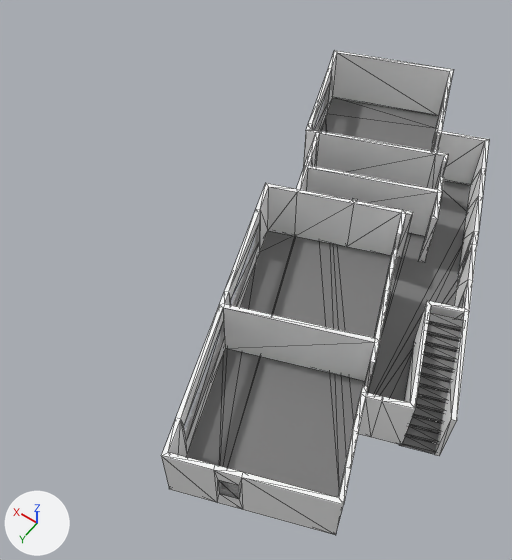
A saved change to the glTF model models/all/E/Erdgeschoss/model.glb.
Both versions are drawn from a camera (50 mm lens) standing at (64.1, 118.3, 23.1) and looking at (75.8, 101.9, -2.7). Every picture has the same lights, and +X, +Y and +Z are marked at lower left. The older version comes first. Mesh edges are drawn as thin lines. Where no turn or scale is listed for an object, it has been applied to the vertices.

Script lines for the objects in view, before the commit:
```python
mat_floor = principled_material('floor')
mat_floor.base_color = (0.197, 0.197, 0.197)  # grey #7b7b7b
mat_material_001 = principled_material('Material.001')
mat_material_001.base_color = (0.943, 0.943, 0.943)  # white #f9f9f9
me_cube_003 = bpy.data.meshes.new('Cube.003')
me_cube_003.from_pydata(...)  # 104 vertices, 156 faces; spans x -0.76..2.13, y -4.2..0.44, z -0.11..3.0
me_cube_003.materials.append(mat_floor)  # grey #7b7b7b
me_plane_003 = bpy.data.meshes.new('Plane.003')
me_plane_003.from_pydata(...)  # 306 vertices, 612 faces; spans x -4.5..20.5, y -15.6..-5.9, z 0.0..3.0
# faces by material slot: [584, 28]
me_plane_003.materials.append(mat_material_001)  # white #f9f9f9
me_plane_003.materials.append(mat_material_002)  # grey #7b7b7b
me_plane_015 = bpy.data.meshes.new('Plane.015')
me_plane_015.from_pydata(...)  # 35 vertices, 33 faces; spans x -4.4..20.4, y -15.5..-6.0, z 0.0
me_plane_015.materials.append(mat_floor)  # grey #7b7b7b
ob_cube_006 = bpy.data.objects.new('Cube.006', me_cube_003)
ob_cube_006.location = (65.91, 104.71, -3.0)
ob_plane_034 = bpy.data.objects.new('Plane.034', me_plane_003)
ob_plane_034.location = (79.81, 109.65, -3.0)
ob_plane_034.rotation_euler = (0.0, 0.0, -1.222)  # degrees (0, 0, -70)
ob_plane_036 = bpy.data.objects.new('Plane.036', me_plane_015)
ob_plane_036.location = (79.81, 109.65, -3.0)
ob_plane_036.rotation_euler = (0.0, 0.0, -1.222)  # degrees (0, 0, -70)
```
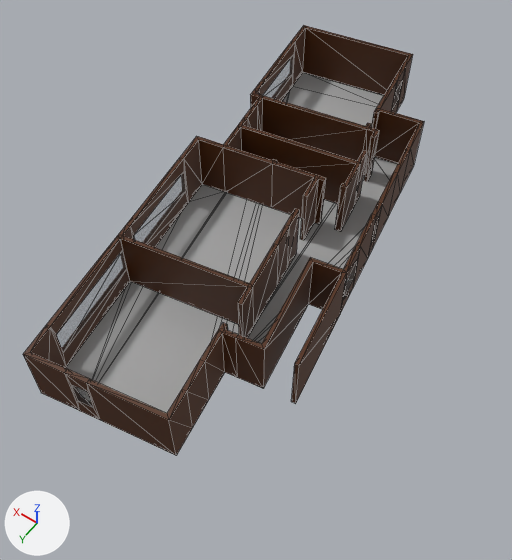
The change in detail:
Material 'Material.001' (mat_material_001) changes colour from white #f9f9f9 to brown #502804; in linear values from (0.943, 0.943, 0.943) to (0.0807, 0.0208, 0.00114).
Material 'floor' (mat_floor) changes colour from grey #7b7b7b to grey #a9a9a9; in linear values from (0.197, 0.197, 0.197) to (0.396, 0.396, 0.396).
Object 'Plane.034' (ob_plane_034) moves from (79.81, 109.65, -3.0) to (86.28, 108.36, -3.0).
Object 'Plane.034' (ob_plane_034) turns from (0, 0, -70) to (0, 0, -80) degrees about x, y and z.
Object 'Plane.036' (ob_plane_036) moves from (79.81, 109.65, -3.0) to (86.28, 108.36, -3.0).
Object 'Plane.036' (ob_plane_036) turns from (0, 0, -70) to (0, 0, -80) degrees about x, y and z.
Object 'Cube.006' (ob_cube_006) is deleted.

What differs and where, as boxes [x1, y1, x2, y2] in the pictures (512 x 560 px):
'Plane.034', recoloured, moved, turned
    before: [161, 50, 489, 535]
    after: [23, 25, 424, 455]
'Plane.036', recoloured, moved, turned
    before: [187, 98, 470, 497]
    after: [66, 73, 397, 413]
'Cube.006', deleted
    before: [400, 313, 463, 454]
